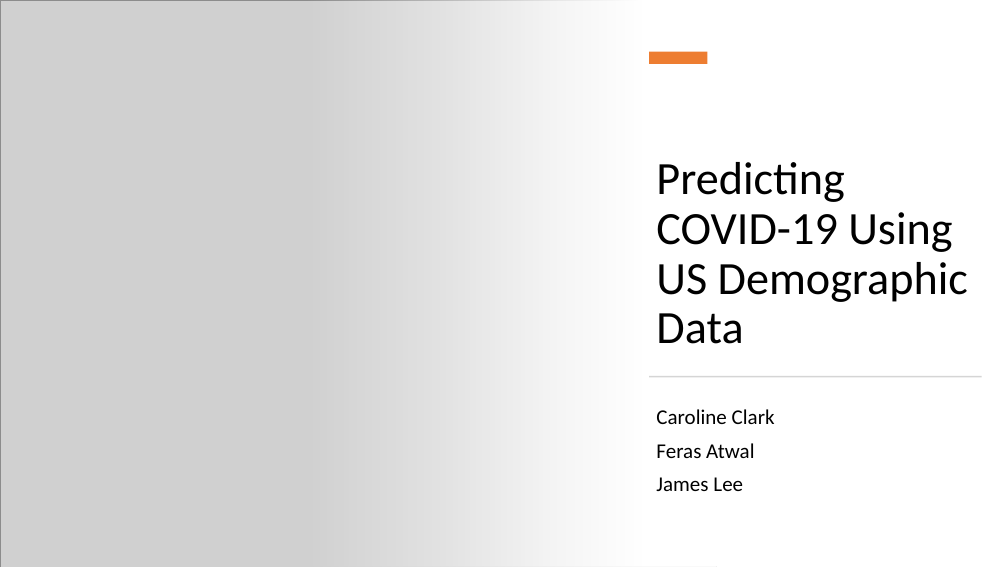
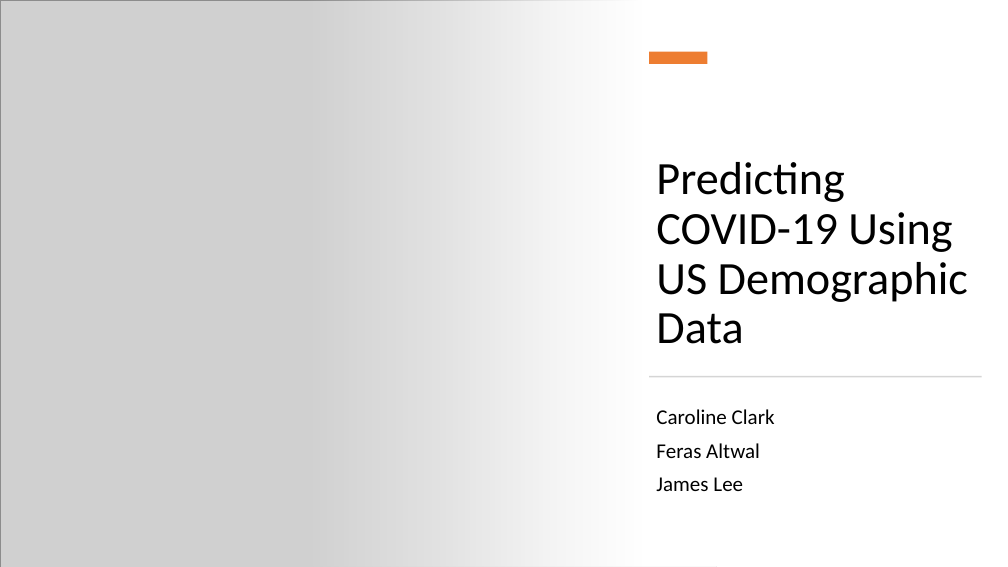
Before and after one commit to cxclark/covid19-analysis, a slide deck: slide 1 of 2020_10_30_covid_usa_analysis_draft.pptx. Drawn at 1008x567 pixels with LibreOffice and Linux fonts; fonts in the diff are those of the drawing; grey boxes stand for pictures. Boxes give left, top, right and bottom in pixels: in the first picture for what was removed or moved away, otherwise in the second. Text is boxed around its words. In the diff, an @@ line names an element or a change of style, - is before the commit and + after.

```diff
--- a/2020_10_30_covid_usa_analysis_draft.pptx
+++ b/2020_10_30_covid_usa_analysis_draft.pptx
@@ subtitle at [656,443,760,458]: text changed @@
-Feras Atwal
+Feras Altwal
```
Also in this commit, not shown: 1 other file.
